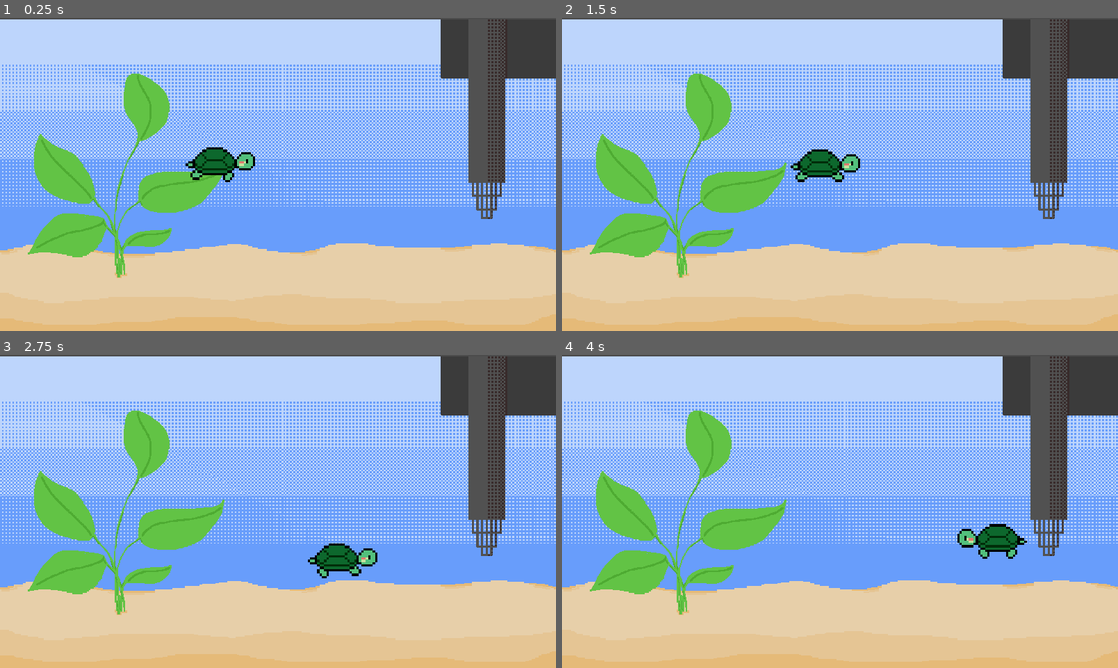
Above: before the commit, frames 1-4 (two rows, left to right).
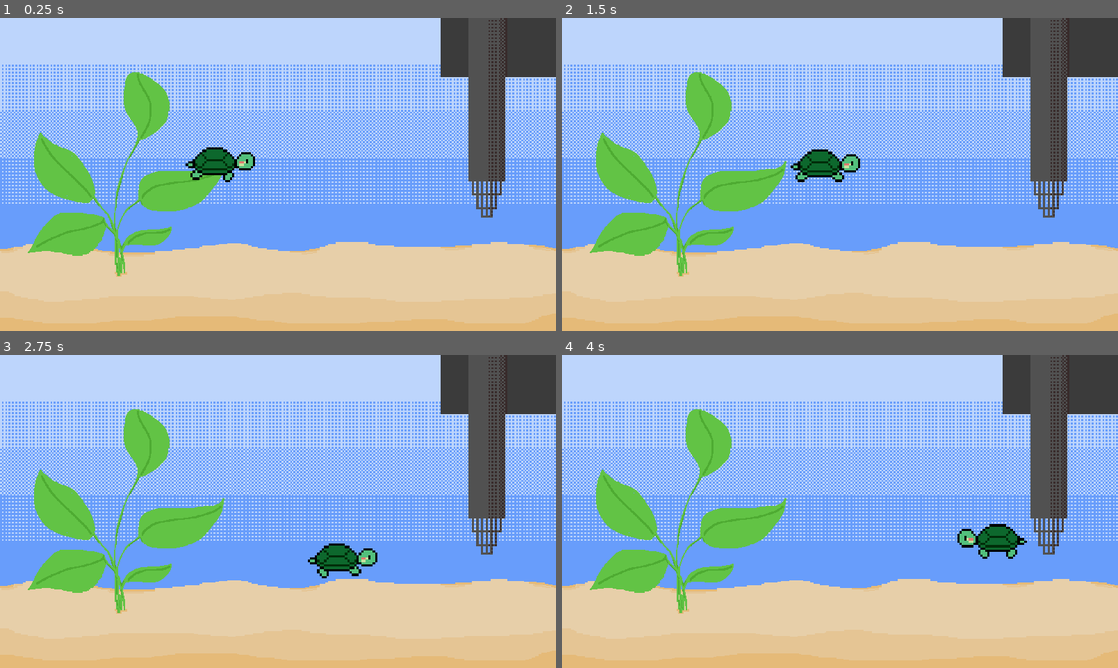
Above: after the commit, the same moments.

Repository: kelvinatorr/pi-game
Game: Godot game, scene res://world/World.tscn
The game is run twice, just before and just after one commit, with the same random seed, the same clock (stepped at 60 frames per second) and the same inputs. The project has no main scene, so this scene is started directly.
Inputs:
- Up to frame 1 (0.25 s): no input
- Up to frame 2 (1.5 s): tap Enter at 0.5 s; hold Right (ui_right) 0.53-1.28 s; hold Down (ui_down) from 1.28 s (still down)
- Up to frame 3 (2.75 s): release Down (ui_down) at 2.03 s; hold Right (ui_right) from 2.03 s (still down)
- Up to frame 4 (4 s): release Right (ui_right) at 2.78 s; hold Up (ui_up) 2.78-3.53 s; hold Left (ui_left) from 3.53 s (still down)

The runs differ from the first frame. In frame 1, 4.4% of the frame differs, in the area x 0-100%, y 0-98%; in frame 2, 4.5%; in frame 3, 4.5%; in frame 4, 4.5%.

Commit message:
Change underwater background to TextureRect

Diff:
--- a/world/World.tscn
+++ b/world/World.tscn
@@ -39,9 +39,13 @@
 format = 1
 tile_data = PoolIntArray( -196609, 0, 0, -262144, 0, 0, -262143, 0, 0, -262142, 0, 0, -262141, 0, 0, -262140, 0, 0, -26 …(2773 unchanged characters)…
 
-[node name="background" type="Sprite" parent="."]
-position = Vector2( 960, 544 )
+[node name="background" type="TextureRect" parent="."]
+anchor_right = 1.0
+anchor_bottom = 1.0
 texture = ExtResource( 1 )
+__meta__ = {
+"_edit_use_anchors_": false
+}
 
 [node name="Player" parent="." instance=ExtResource( 2 )]
 position = Vector2( 768, 496 )
